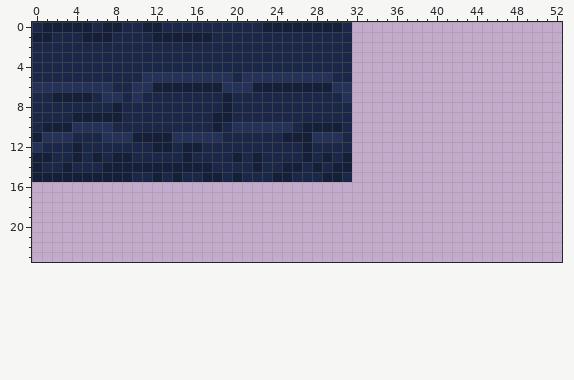
File history of a pixel-art file, examples/playground/src/main/resources/tilesets/turbine_walls.aseprite. Above is the file before it was changed.
128x64 pixels, 1 frame. Shown: x 0..52, y 0..23.
Once edited:
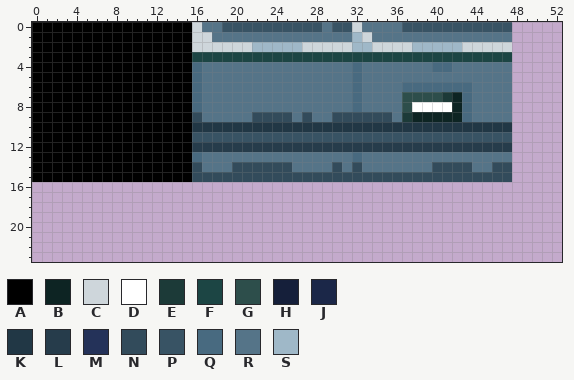
Palette (. is transparent): A #000000  B #0d2423  C #ced6db  D #ffffff  E #1c3a38  F #1c4544  G #2d4e4b  H #151f3a  J #1b2748  K #213745  L #263c4b  M #243259  N #324b5b  P #385364  Q #486a80  R #557488  S #9fb8c8
Changes in this commit:
Changed rows in their new state; - is an unchanged pixel.
first column x 0:
 0 AAAAAAAAAAAAAAAACRRPPPPPPPPPPRPPCRRRRPPPPPPPPPPP
 1 AAAAAAAAAAAAAAAACCRRRRRRRRRRRRRRSCRRRRRRRRRRRRRR
 2 AAAAAAAAAAAAAAAACCCCCCSSSSSCCCCCSSCCCCSSSSSCCCCC
 3 AAAAAAAAAAAAAAAAFFFFFFFFFFFFFFFFFFFFFFFFFFFFFFFF
 4 AAAAAAAAAAAAAAAAQRRRRRRRRRRRRRRRQRRRRRRRQQRRRRRR
 5 AAAAAAAAAAAAAAAAQRRRRRRRRRRRRRRRQRRRRRRRRRRRRRRR
 6 AAAAAAAAAAAAAAAAQRRRRRRRRRRRRRRRQRRRRQQQQQQQRRRR
 7 AAAAAAAAAAAAAAAAQRRRRRRRRRRRRRRRQRRRRGGGGEBQRRRR
 8 AAAAAAAAAAAAAAAAQRRRRRRRRRRRRRRRQRRRRGDDDDBQRRRR
 9 AAAAAAAAAAAAAAAANRRRRRNNNNRNRRNNNNNNREBBBBBQRRRR
10 AAAAAAAAAAAAAAAAKKKKKKKKKKKKKKKKKKKKKKKKKKKKKKKK
11 AAAAAAAAAAAAAAAAPPPPPPPPPPPPPPPPPPPPPPPPPPPPPPPP
12 AAAAAAAAAAAAAAAALLLLLLLLLLLLLLLLLLLLLLLLLLLLLLLL
13 AAAAAAAAAAAAAAAAQRRRRRRRRRRRRRRRQRRRRRRRRRRRRRRR
14 AAAAAAAAAAAAAAAANRRRNNNNNNRRRRNRNRRRRRRRNNNNRRNN
15 AAAAAAAAAAAAAAAANNNNNNNNNNNNNNNNNNNNNNNNNNNNNNNN
Where, in picture pixels (left, top, right, bottom), the same in both pictures:
changed: (32, 22, 512, 182)
